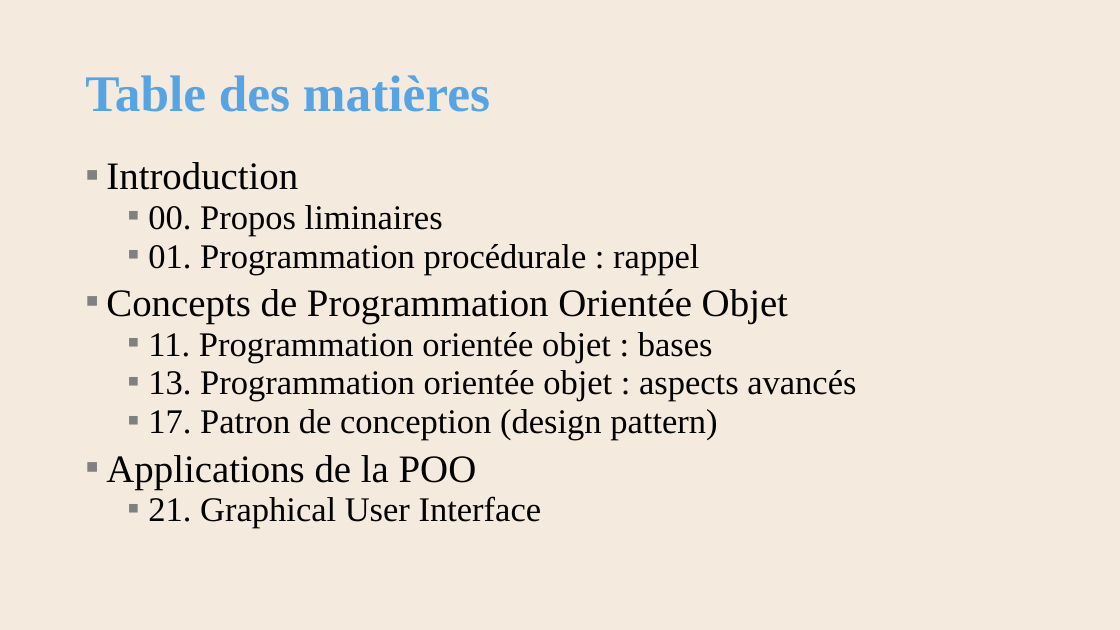
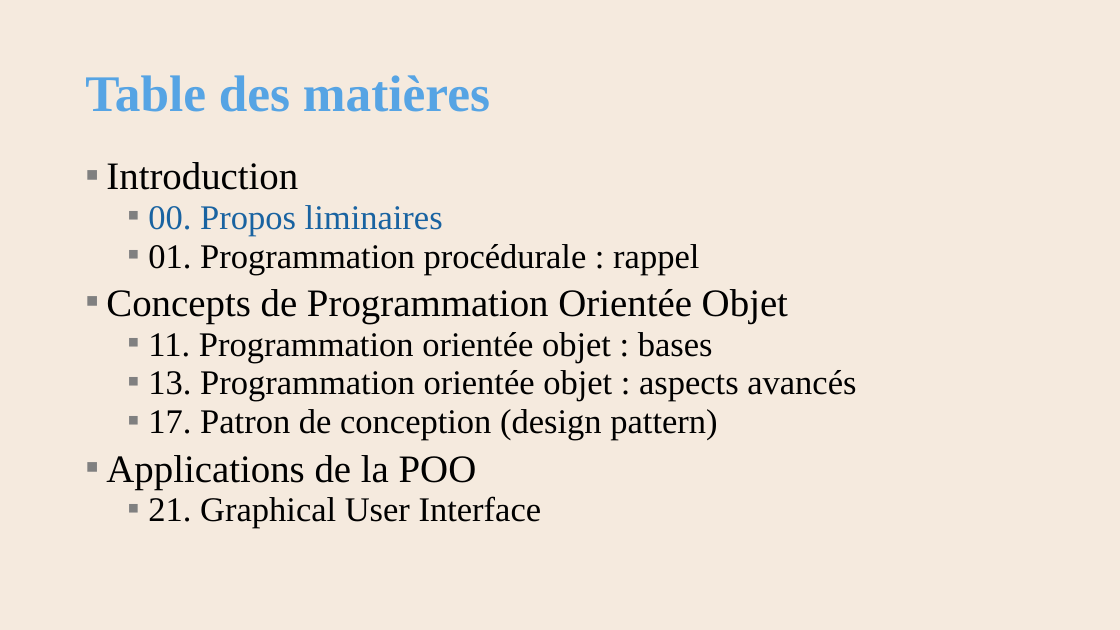
Before and after one commit to AlainWafflard/4IPO3, a slide deck: slide 2 of syllabus/main.pptx (slide 7 before the commit). Drawn at 1120x630 pixels with LibreOffice and Linux fonts; fonts in the diff are those of the drawing; background and template pictures are left out. Boxes give left, top, right and bottom in pixels: in the first picture for what was removed or moved away, otherwise in the second. Text is boxed around its words. In the diff, an @@ line names an element or a change of style, - is before the commit and + after.

```diff
--- a/syllabus/main.pptx
+++ b/syllabus/main.pptx
@@ text at (148, 205, 443, 235): text colour #000000 to #1963A1 in "00. Propos liminaires" @@
```
Also in this commit, not shown: 1 other slide changed, 9 other files.
